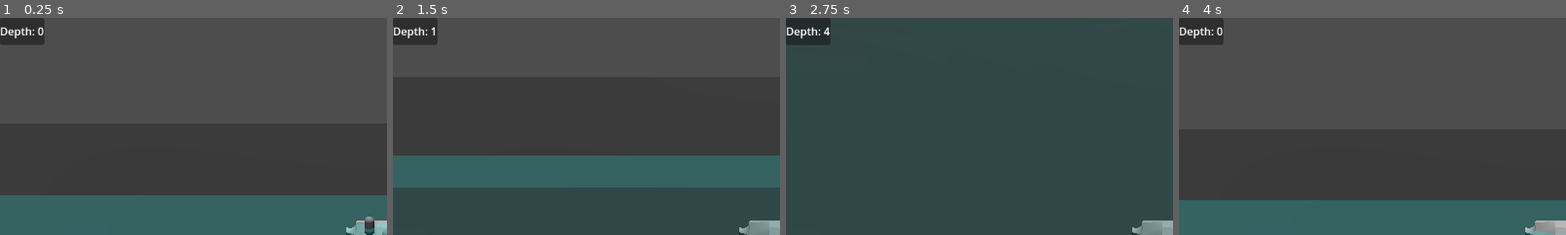
Above: before the commit, frames 1-4 (left to right).
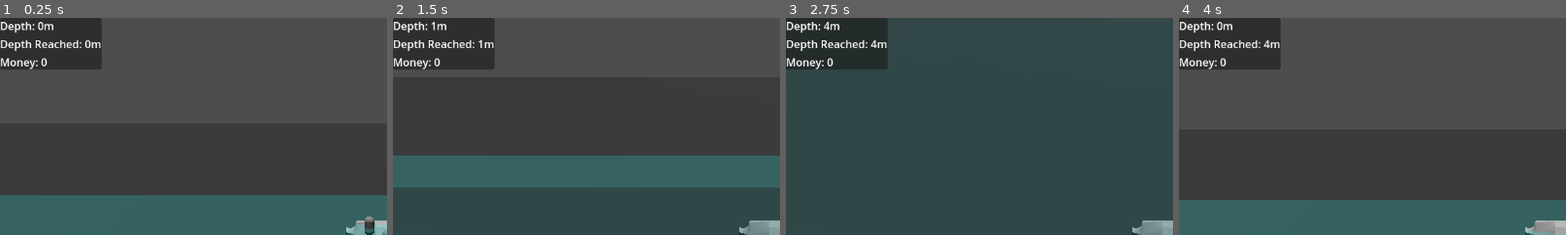
Above: after the commit, the same moments.

Repository: manusfishy/too-fishy
Game: Godot game, scene res://scenes/main_scene.tscn
Same seed, same stepped clock (60 frames per second), same inputs: the game is played once before the commit and once after it.
Inputs (mouse positions are % of the whole screen's width and height, from its top left):
- Up to frame 1 (0.25 s): no input
- Up to frame 2 (1.5 s): move the mouse to (72, 45) at 0.52 s; press the mouse at (72, 45) at 0.53 s; hold Right (move_right) 0.53-1.28 s; move the mouse to (30, 55) at 1.27 s; release the mouse at (30, 55) at 1.28 s; hold Down (move_down) from 1.28 s (still down); click (30, 55) at 1.35 s
- Up to frame 3 (2.75 s): move the mouse to (60, 28) at 2.02 s; release Down (move_down) at 2.03 s; press the mouse at (60, 28) at 2.03 s; hold Right (move_right) from 2.03 s (still down)
- Up to frame 4 (4 s): move the mouse to (45, 70) at 2.77 s; release Right (move_right) at 2.78 s; release the mouse at (45, 70) at 2.78 s; hold Up (move_up) 2.78-3.53 s; click (45, 70) at 2.85 s; move the mouse to (80, 65) at 3.52 s; press the mouse at (80, 65) at 3.53 s; hold Left (move_left) from 3.53 s (still down)
The pictures show only the part of the screen within x 0-50%, y 0-50%; the shares and areas given below are measured in that part.

The runs differ from the first frame. In frame 1, 5.0% of the frame differs, in the area x 0-27%, y 0-24%; in frame 2, 5.0%; in frame 3, 5.0%; in frame 4, 5.0%.

Commit message:
added global state and depth ui

Diff:
--- a/project.godot
+++ b/project.godot
@@ -14,6 +14,10 @@
 run/main_scene="uid://vg72e433ggrx"
 config/features=PackedStringArray("4.4", "GL Compatibility")
 config/icon="res://icon.svg"
+
+[autoload]
+
+GameState="*res://scripts/game_state.gd"
 
 [editor]
 
--- a/scenes/main_scene.tscn
+++ b/scenes/main_scene.tscn
@@ -75,12 +75,20 @@
 offset_bottom = 40.0
 theme = SubResource("Theme_18nlu")
 
-[node name="HUD" type="PanelContainer" parent="UI" node_paths=PackedStringArray("level")]
+[node name="HUD" type="PanelContainer" parent="UI"]
 layout_mode = 0
 offset_right = 40.0
 offset_bottom = 40.0
 script = ExtResource("7_c16ls")
-level = NodePath("../../Level")
 
-[node name="DepthLabel" type="Label" parent="UI/HUD"]
+[node name="HUDContainer" type="VBoxContainer" parent="UI/HUD"]
 layout_mode = 2
+
+[node name="DepthLabel" type="Label" parent="UI/HUD/HUDContainer"]
+layout_mode = 2
+
+[node name="MaxDepthLabel" type="Label" parent="UI/HUD/HUDContainer"]
+layout_mode = 2
+
+[node name="MoneyLabel" type="Label" parent="UI/HUD/HUDContainer"]
+layout_mode = 2
--- /dev/null
+++ b/scripts/game_state.gd
@@ -0,0 +1,11 @@
+extends Node
+
+var depth = 0
+var maxDepthReached = 0
+var money = 0
+var upgrades = []
+
+func setDepth(d: int):
+	depth = d
+	if (maxDepthReached < d):
+		maxDepthReached = d
--- a/scripts/hud.gd
+++ b/scripts/hud.gd
@@ -1,6 +1,6 @@
 extends PanelContainer
 
-@export var level: Node3D
-
 func _process(delta: float) -> void:
-	$DepthLabel.text = "Depth: %s" % level.depth
+	$HUDContainer/DepthLabel.text = "Depth: %sm" % GameState.depth
+	$HUDContainer/MaxDepthLabel.text = "Depth Reached: %sm" % GameState.maxDepthReached
+	$HUDContainer/MoneyLabel.text = "Money: %s" % GameState.money
--- a/scripts/level.gd
+++ b/scripts/level.gd
@@ -9,10 +9,10 @@
 @export var preloadSectionsCount: int
 
 var lastSpawned = -15
-var depth = 0
-
+var snappedDepth = 0
 func _process(delta: float) -> void:
-	depth = snapped(player.position.y, 1) * -1
+	GameState.setDepth(player.position.y * -1)
+	snappedDepth = snapped(player.position.y, 1) * -1
 	if player.position.y < (lastSpawned):
 		spawnNewSection(lastSpawned - sectionHeight)
 
Not shown, added: scripts/game_state.gd.uid
